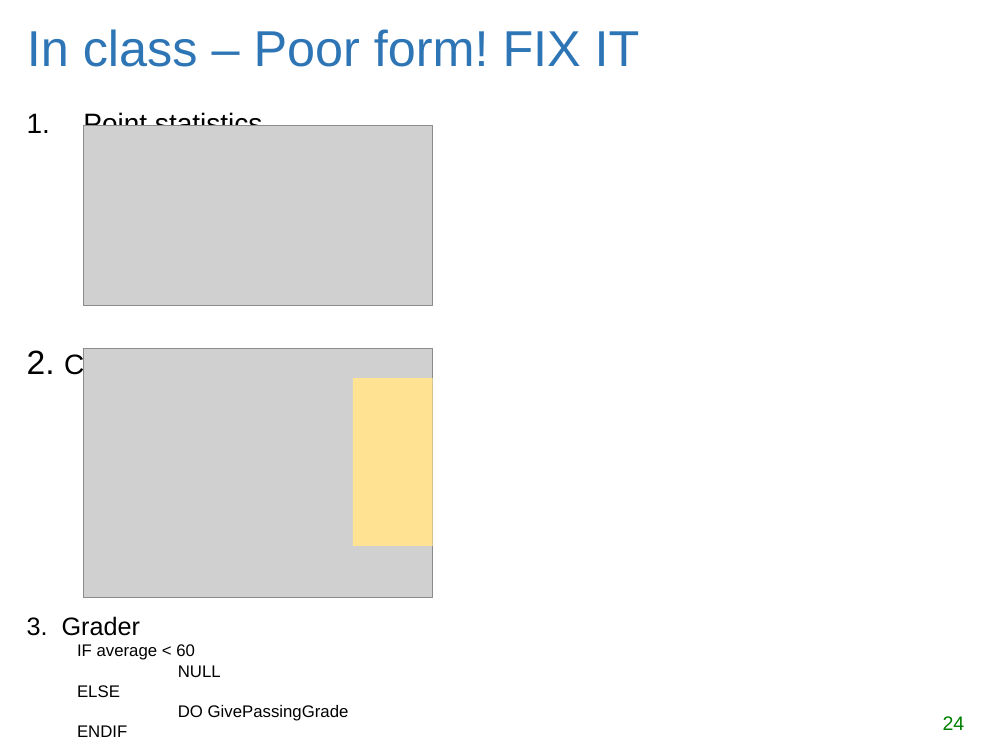
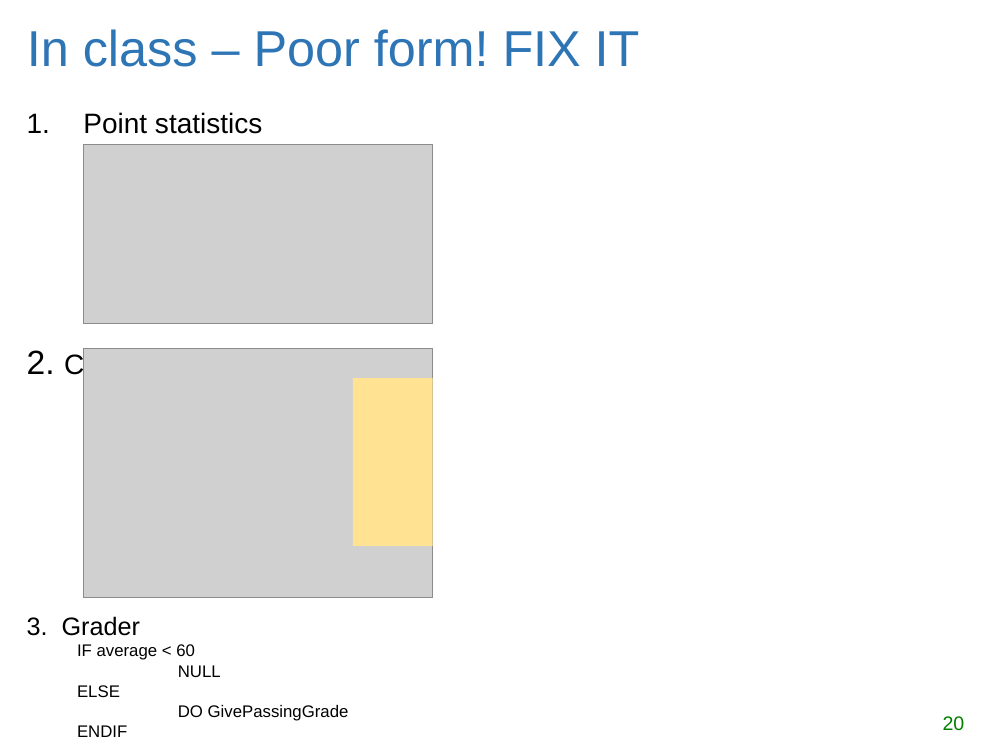
Before and after one commit to lgtateos/gis540, a slide deck: slide 20 of slides/decisionMaking.ppt (slide 24 before the commit). Drawn at 1008x756 pixels with LibreOffice and Linux fonts; fonts in the diff are those of the drawing; grey boxes stand for pictures. Boxes give left, top, right and bottom in pixels: in the first picture for what was removed or moved away, otherwise in the second. Text is boxed around its words. In the diff, an @@ line names an element or a change of style, - is before the commit and + after.

```diff
--- a/slides/decisionMaking.ppt
+++ b/slides/decisionMaking.ppt
@@ picture: place and size @@
-picture at [84,126,433,305]
+picture at [84,144,433,324]
@@ page number at [943,716,965,731]: text changed @@
-24
+20
```
Also in this commit, not shown: 10 other slides changed, 2 slides added.
